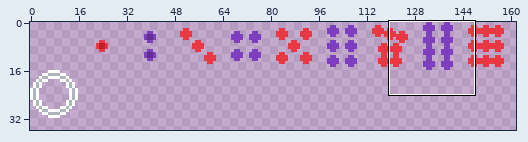
Two states of a pixel-art file, assets/interface.ase. The picture above shows the old version from afar; the outline marks the close-up.
Close-up. Before the commit:
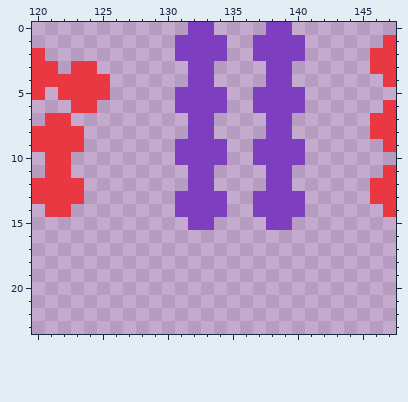
512x512 pixels, 1 frame. Shown: x 120..147, y 0..23. The wide view leaves out empty margins.
The result:
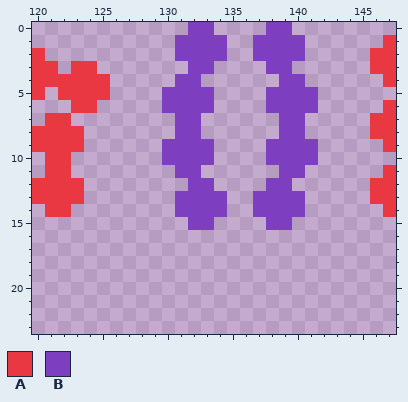
Palette (. is transparent): A #e93841  B #7d3ebf
From old to new:
y 4: x 131 . -> B; x 133 B -> .; x 138 B -> .; x 140 . -> B
y 5..6: x 130 . -> B; x 134 B -> .; x 137 B -> .; x 141 . -> B
y 7..8: x 131 . -> B; x 133 B -> .; x 138 B -> .; x 140 . -> B
y 9..10: x 130 . -> B; x 134 B -> .; x 137 B -> .; x 141 . -> B
y 11: x 131 . -> B; x 133 B -> .; x 138 B -> .; x 140 . -> B
